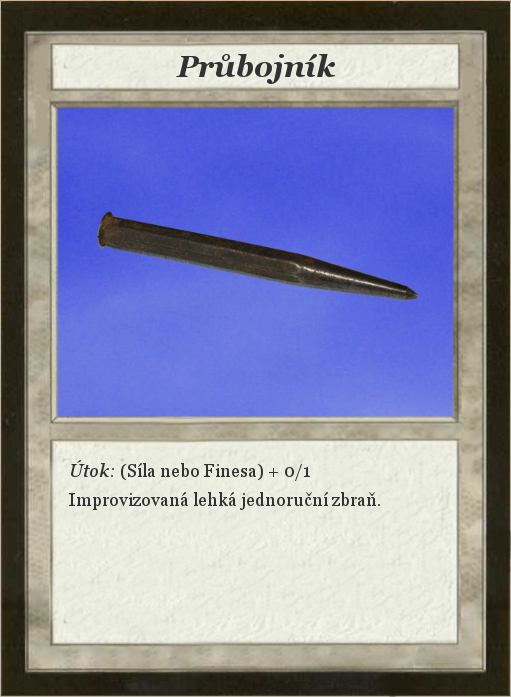
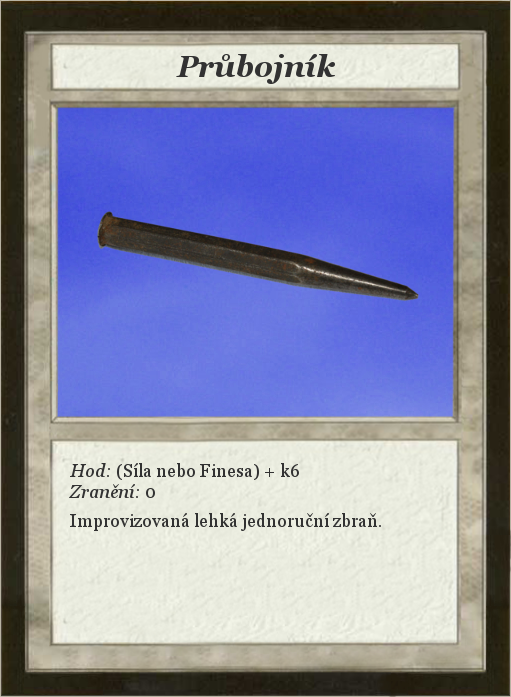
Before/after of a 511 x 697 layered artwork. What changed in the layer stack:
renamed "Útok: (Síla nebo Finesa) + 0/1..." to "Hod: (Síla nebo Finesa) + k6 ...", painted on it over [69, 460, 381, 531]
